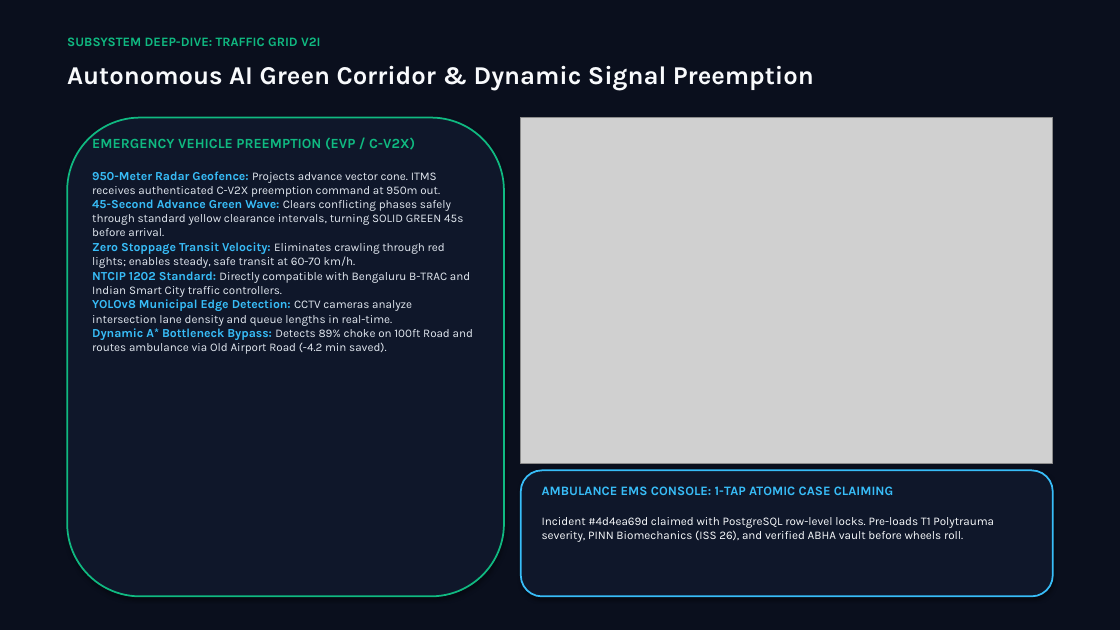
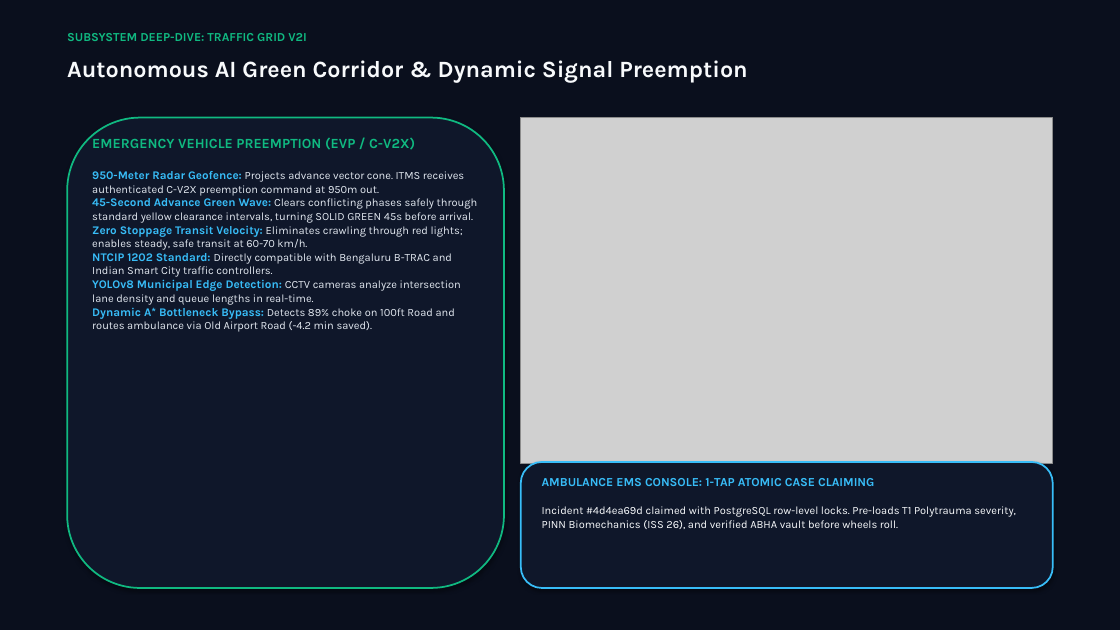
Before and after one commit to StevinJoseph22/Rakshak-AI, a slide deck: slide 9 of Vikist Blueprint/2. PITCH FILES/Rakshak_AI_Master_Presentation.pptx (slide 7 before the commit). Drawn at 1120x630 pixels with LibreOffice and Linux fonts; fonts in the diff are those of the drawing; grey boxes stand for pictures. Boxes give left, top, right and bottom in pixels: in the first picture for what was removed or moved away, otherwise in the second. Text is boxed around its words. In the diff, an @@ line names an element or a change of style, - is before the commit and + after.

Commit message:
feat: complete advanced 20-slide master presentation deck and interactive viewer

```diff
--- a/Vikist Blueprint/2. PITCH FILES/Rakshak_AI_Master_Presentation.pptx
+++ b/Vikist Blueprint/2. PITCH FILES/Rakshak_AI_Master_Presentation.pptx
@@ text "SUBSYSTEM DEEP-DIVE: TRAFFIC GRID V2I" at bbox=[67, 33, 306, 41]: size 11 to 10.5 pt @@
@@ text "Autonomous AI Green Corridor & ..." at bbox=[67, 60, 748, 83]: size 22 to 20 pt @@
@@ rounded rectangle: place and size @@
-rounded rectangle at bbox=[67, 118, 504, 597]
+rounded rectangle at bbox=[67, 118, 504, 588]
@@ text at bbox=[92, 171, 478, 332]: size 10.5 to 10 pt in "950-Meter Radar Geofence:", "45-Second Advance Green Wave:", "Zero Stoppage Transit Velocity:", "NTCIP 1202 Standard:" and 2 more places; size 10 to 9.5 pt in "Projects advance vector cone. ITMS receives authenticated ...", "Clears conflicting phases safely through standard yellow ...", "Eliminates crawling through red lights; enables steady, ...", "Directly compatible with Bengaluru B-TRAC and Indian ..." and 2 more places @@
@@ rounded rectangle: place and size @@
-rounded rectangle at bbox=[521, 471, 1053, 597]
+rounded rectangle at bbox=[521, 462, 1053, 588]
@@ text "AMBULANCE EMS CONSOLE: 1-TAP ATOMIC ...": place and size @@
-text "AMBULANCE EMS CONSOLE: 1-TAP ATOMIC ..." at bbox=[542, 486, 994, 542]
+text "AMBULANCE EMS CONSOLE: 1-TAP ATOMIC ..." at bbox=[542, 478, 1016, 529]
@@ text "AMBULANCE EMS CONSOLE: 1-TAP ATOMIC ..." at bbox=[542, 478, 1016, 529]: size 11 to 10.5 pt in "AMBULANCE EMS CONSOLE: 1-TAP ATOMIC CASE CLAIMING"; size 10 to 9.5 pt in "Incident #4d4ea69d claimed with PostgreSQL row-level locks. ..." @@
```
Also in this commit, not shown: 15 other slides changed, 4 slides added, 2 slides removed, 8 other files.
